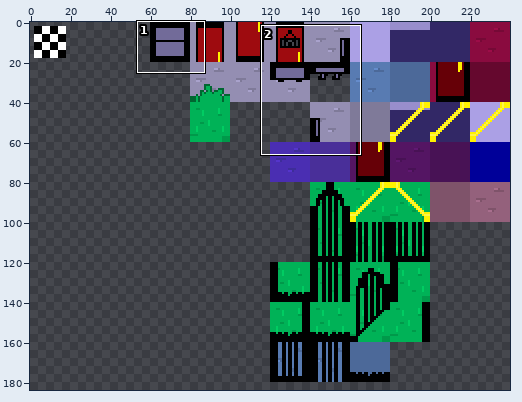
A sprite sheet gets an edit: tilesets/TS_JamesoakWest/output_tileset.png. The picture above shows the old version from afar; the outline marks the close-up.
Close-up. Before the commit:
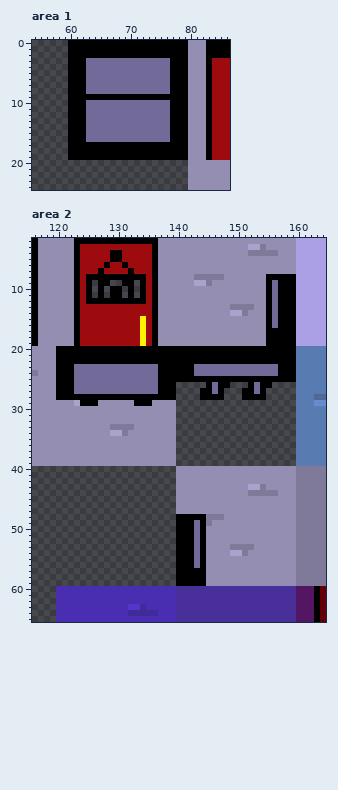
The file is 240x240 pixels. Colours within 5 levels of each other are drawn and written as one. Shown: area 1: x 54..86, y 0..24; area 2: x 116..164, y 2..65. The wide view leaves out empty margins.
And afterwards:
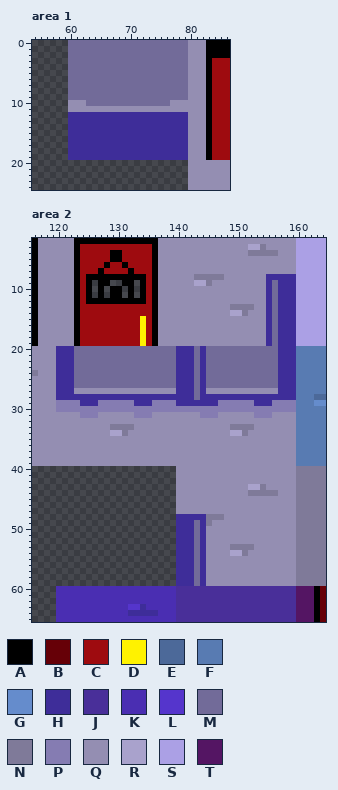
Palette (. is transparent): A #000000  B #660007  C #9e0b0f  D #fff200  E #4c6999  F #587bb2  G #658ccc  H #3e2d99  J #492f99  K #4a2eb2  L #5535cc  M #726b99  N #7f7a99  P #857cb2  Q #948eb2  R #a9a2cc  S #aba0e5  T #541563
Changes in this commit:
Area 1:
Colour H replaces colour A in rows 12 to 16 at x 60 to 62 and 77 to 79; in rows 17 to 19 at x 60 to 79.
Colour H replaces colour M in rows 12 to 16 at x 63 to 76.
Colour M replaces colour A in rows 0 to 2 at x 60 to 79; in rows 3 to 8 at x 60 to 62 and 77 to 79; in row 9 at x 60 to 79.
Colour Q replaces colour A in rows 10 to 11 at x 60 to 62 and 77 to 79.
Colour Q replaces colour M in row 11 at x 63 to 76.
Area 2:
Colour H is added in row 26 at x 140 to 142, 144 and 157 to 159; in row 27 at x 140 to 142 and 157 to 159; in row 28 at x 140 to 142, 148 to 150 and 155 to 159; in row 29 at x 140 to 146 and 153 to 155.
Colour H replaces colour A in row 8 at x 155 to 159; in rows 9 to 19 at x 155 and 157 to 159; in rows 20 to 22 at x 120 to 122, 140 to 142, 144 and 157 to 159; in rows 23 to 24 at x 120 to 122, 140 to 142 and 157 to 159; in row 25 at x 120 to 122, 140 to 142, 144 and 157 to 159; in row 26 at x 120 to 122.
Colour H replaces colour A in row 27 at x 120 to 122 and 144; in row 28 at x 120 to 139, 144 to 147 and 151 to 154; in row 29 at x 124 to 126 and 133 to 135; in row 48 at x 140 to 144; in rows 49 to 59 at x 140 to 142 and 144.
Colour H replaces colour M in rows 23 to 24 at x 144.
Colour M is added in row 26 at x 143, 149 to 151 and 156; in rows 27 to 28 at x 143.
Colour M replaces colour A in rows 17 to 19 at x 156; in rows 20 to 22 at x 123 to 139, 143 and 145 to 156; in rows 23 to 24 at x 137 to 139; in row 25 at x 137 to 139, 143 and 145 to 156; in row 26 at x 137 to 139, 145, 147 to 148, 152 and 154 to 155; in rows 57 to 59 at x 143.
Colour N is added in row 33 at x 149 to 152; in row 34 at x 151.
Colour P is added in row 29 at x 147 to 152 and 156 to 159; in row 30 at x 140 to 159; in row 31 at x 144 to 146 and 153 to 155.
Colour P replaces colour Q in row 29 at x 120 to 122, 127 to 132 and 136 to 139; in row 30 at x 120 to 139; in row 31 at x 124 to 126 and 133 to 135.
Colour P replaces colour R in row 29 at x 123.
Colour Q is added in row 27 at x 148 to 150 and 155 to 156; in row 31 at x 140 to 143, 147 to 152 and 156 to 159; in row 32 at x 140 to 159; in row 33 at x 140 to 148 and 153 to 159; in row 34 at x 140 to 148 and 152 to 159; in rows 35 to 39 at x 140 to 159.
Colour Q replaces colour A in row 27 at x 137 to 139, 145, 147, 151 to 152 and 154.
Colour Q replaces colour M in row 27 at x 123 to 136, 146 and 153.
Colour R is added in row 34 at x 149 to 150.
